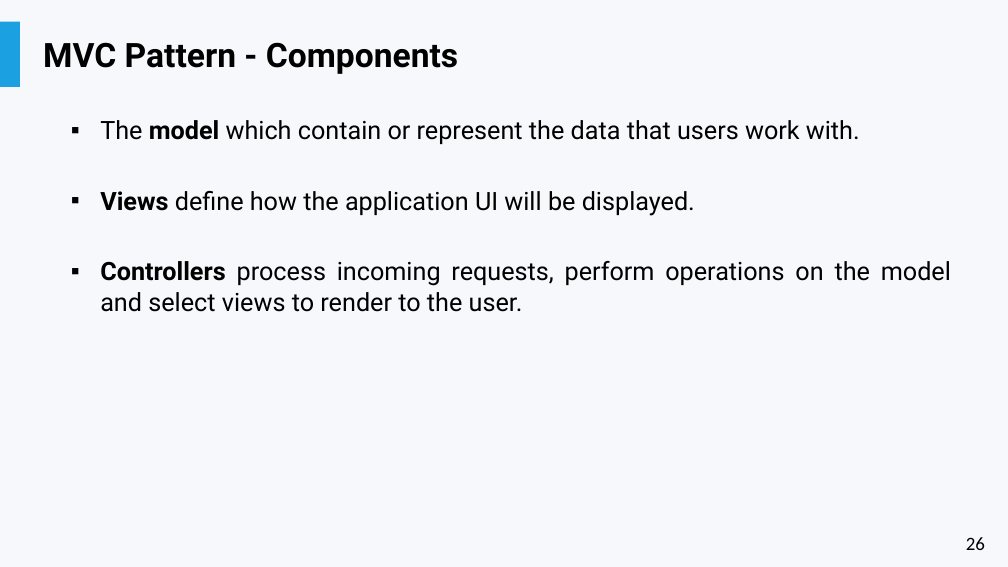
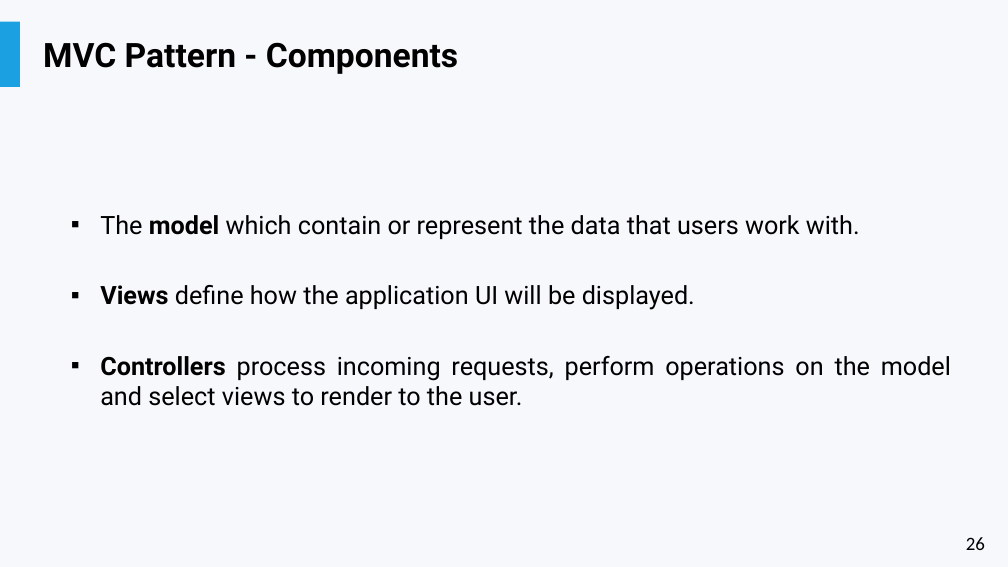
Before and after one commit to liviucotfas/ase-web-and-cloud-applications-security, a slide deck: slide 26 of Presentation ASPNET - Part I.pptx. Drawn at 1008x567 pixels with LibreOffice and Linux fonts; fonts in the diff are those of the drawing. Boxes give left, top, right and bottom in pixels: in the first picture for what was removed or moved away, otherwise in the second. Text is boxed around its words. In the diff, an @@ line names an element or a change of style, - is before the commit and + after.

```diff
--- a/Presentation ASPNET - Part I.pptx
+++ b/Presentation ASPNET - Part I.pptx
@@ text "The model which contain or ..." at bbox=[100, 215, 951, 406]: vertical alignment top to middle @@
```
Also in this commit, not shown: 2 other slides changed, 2 other files.
